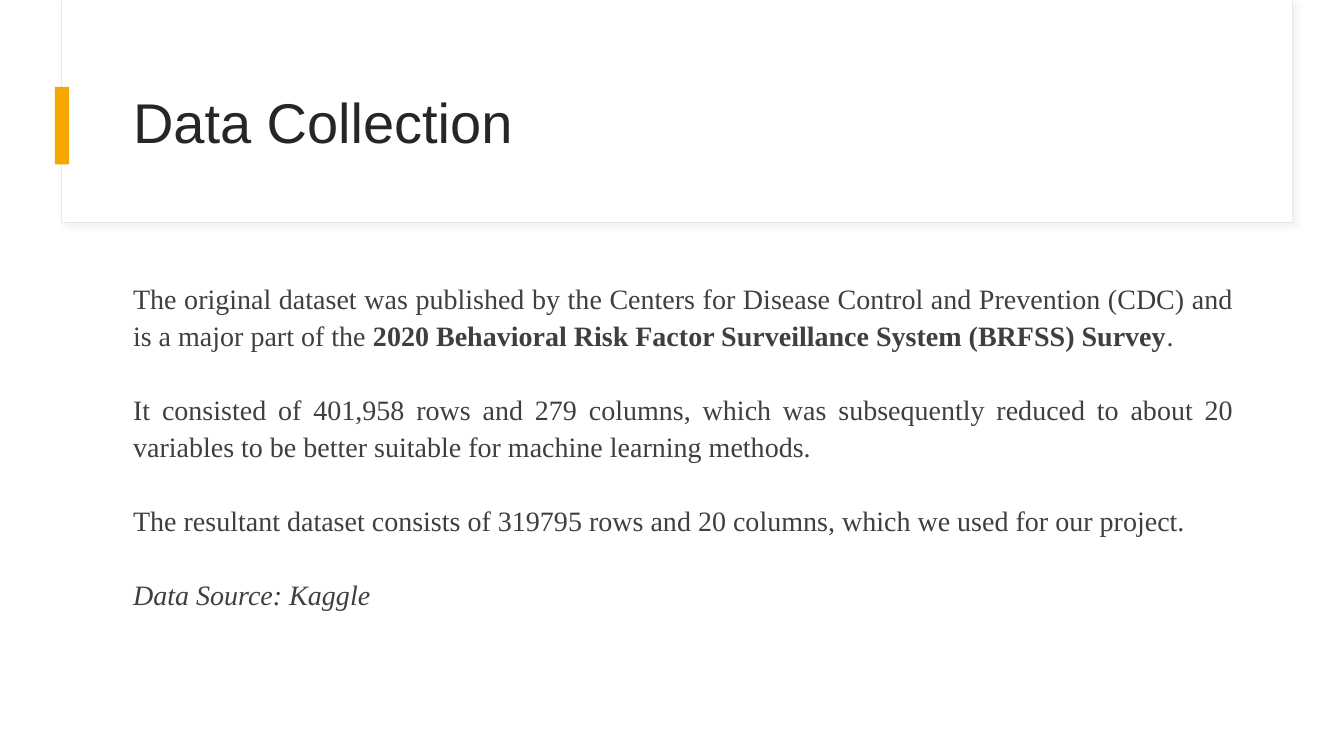
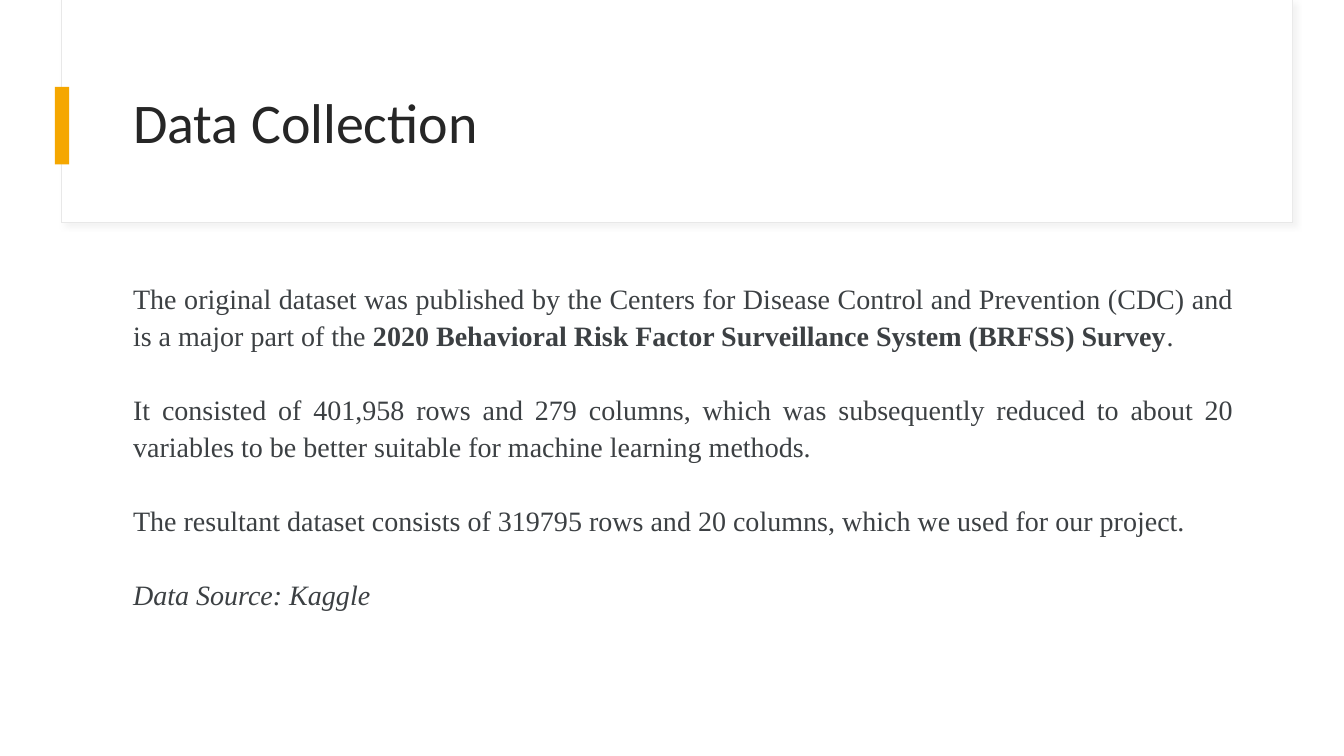
Before and after one commit to gustavo-cupertino/project-4-group-6, a slide deck: slide 4 of Project Presentation.pptx. Drawn at 1344x756 pixels with LibreOffice and Linux fonts; fonts in the diff are those of the drawing. Boxes give left, top, right and bottom in pixels: in the first picture for what was removed or moved away, otherwise in the second. Text is boxed around its words. In the diff, an @@ line names an element or a change of style, - is before the commit and + after.

```diff
--- a/Project Presentation.pptx
+++ b/Project Presentation.pptx
@@ title "Data Collection" at (133,104,478,144): font Arial to Calibri @@
```
Also in this commit, not shown: 12 other slides changed, 2 slides added, 2 slides removed.
